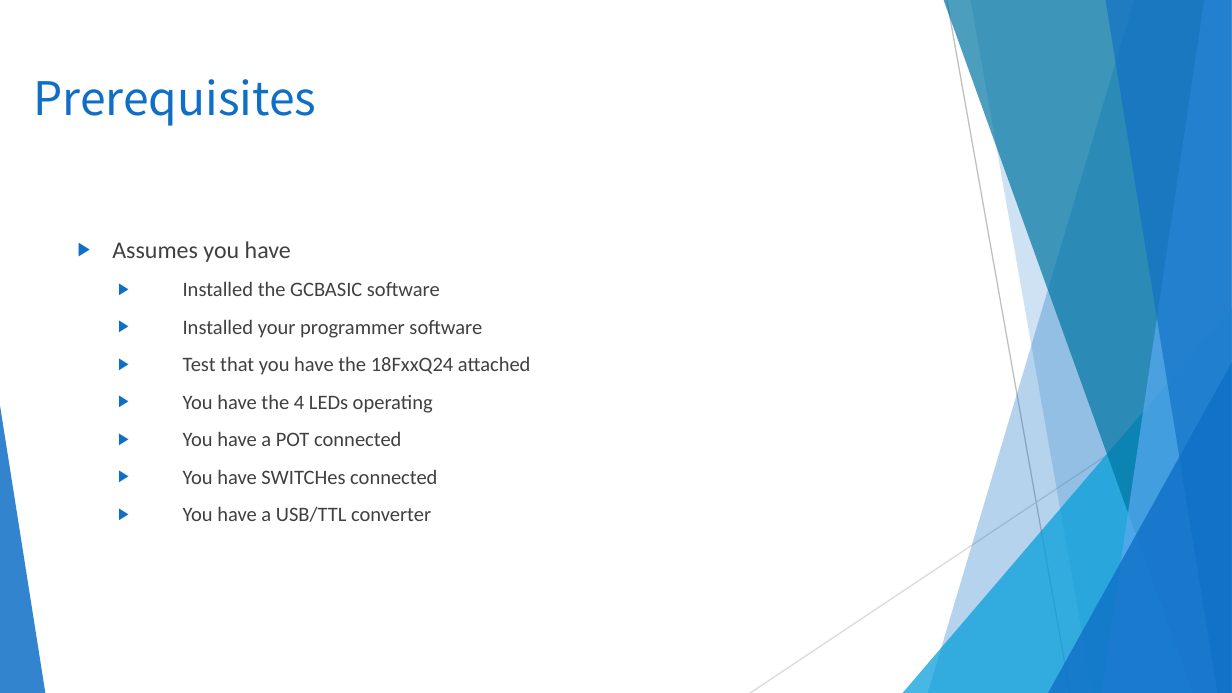
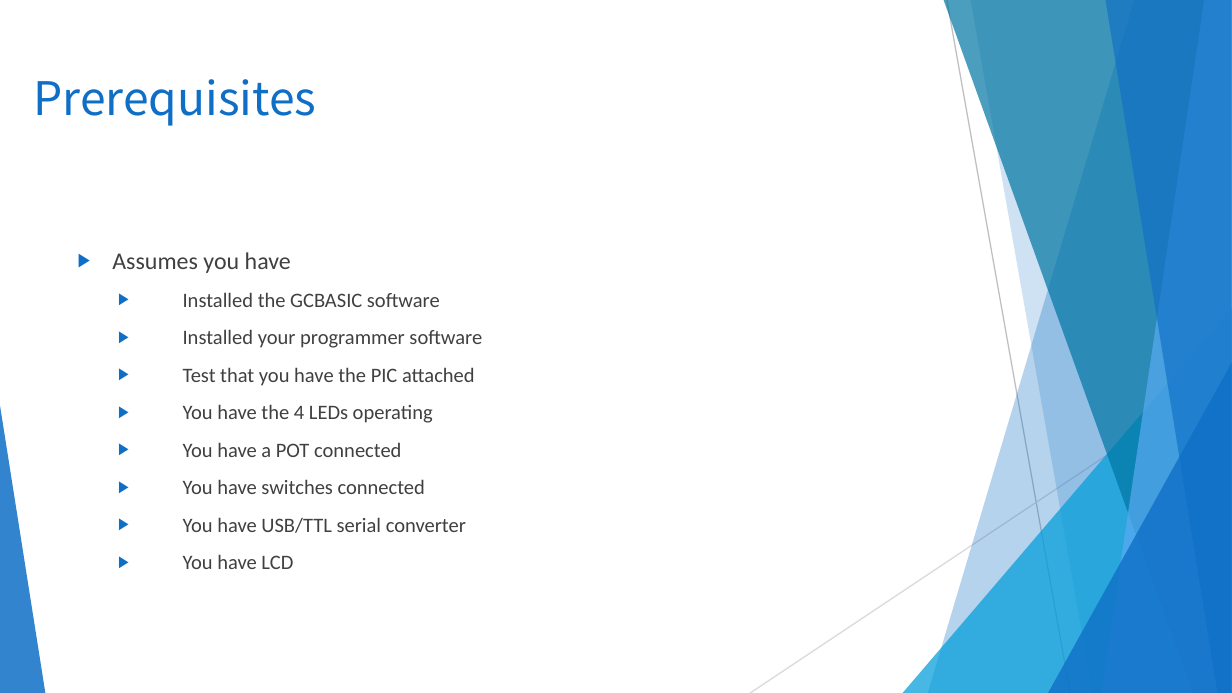
Before and after one commit to GreatCowBASIC/Demonstration_Sources, a slide deck: slide 7 of Vendor_Boards/Microchip_PICDEM 2 plus_board_2010/tutorials/GCBASIC_Part15_Interrupt.pptx. Drawn at 1232x693 pixels with LibreOffice and Linux fonts; fonts in the diff are those of the drawing; background and template pictures are left out. Boxes give left, top, right and bottom in pixels: in the first picture for what was removed or moved away, otherwise in the second. Text is boxed around its words. In the diff, an @@ line names an element or a change of style, - is before the commit and + after.

```diff
--- a/Vendor_Boards/Microchip_PICDEM 2 plus_board_2010/tutorials/GCBASIC_Part15_Interrupt.pptx
+++ b/Vendor_Boards/Microchip_PICDEM 2 plus_board_2010/tutorials/GCBASIC_Part15_Interrupt.pptx
@@ text "Assumes you have": place and size @@
-text "Assumes you have" at (112, 241, 531, 522)
+text "Assumes you have" at (112, 252, 482, 569)
@@ text at (183, 367, 475, 386): text changed @@
-  ▶ Test that you have the 18FxxQ24 attached
+  ▶ Test that you have the PIC attached
@@ text at (183, 479, 466, 569): text changed @@
-  ▶ You have SWITCHes connected
-  ▶ You have a USB/TTL converter
+  ▶ You have switches connected
+  ▶ You have USB/TTL serial converter
+  ▶ You have LCD
```
Also in this commit, not shown: 12 other slides changed, 4 slides added, 1 slide removed, 58 other files.
